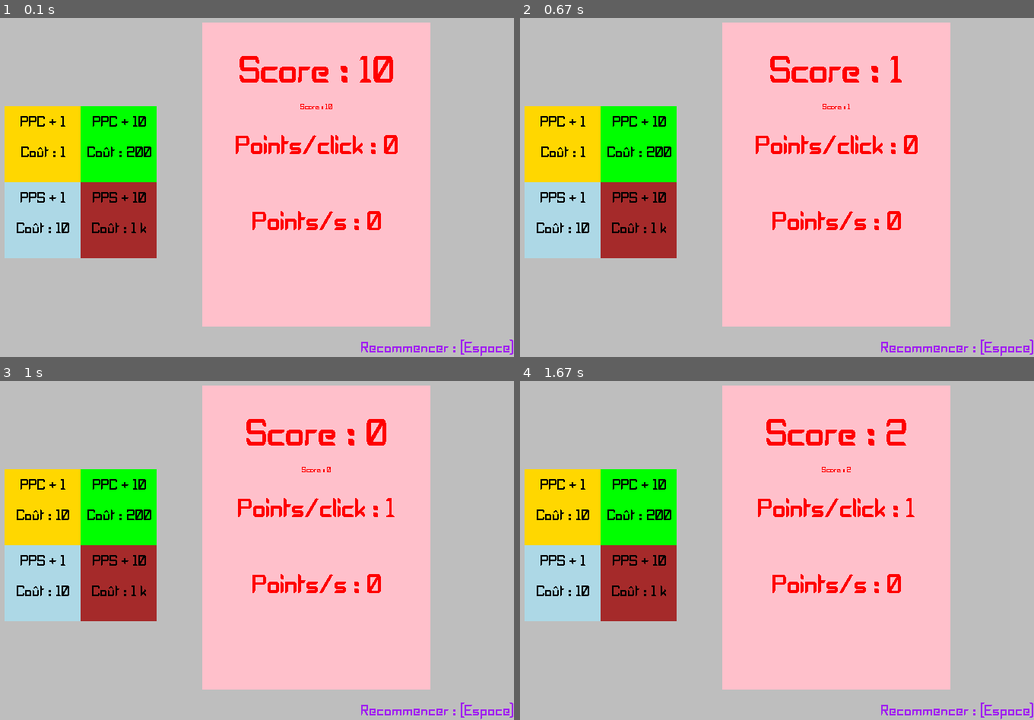
Above: before the commit, frames 1-4 (two rows, left to right).
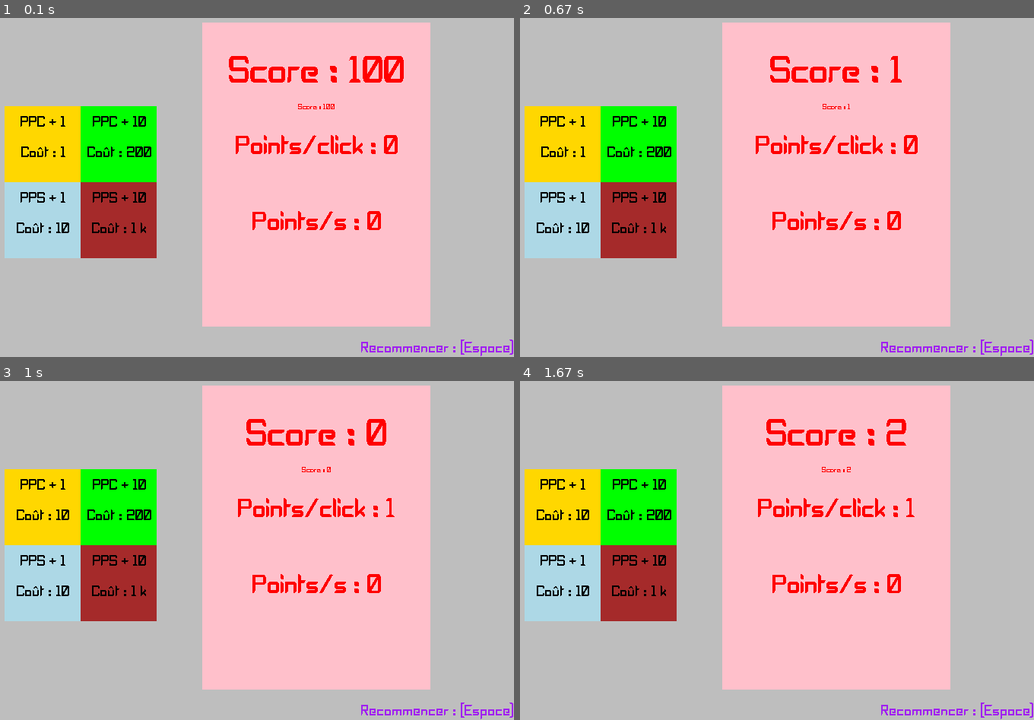
Above: after the commit, the same moments.

Repository: emblemshadow/cliker_pygame
Game: pygame game, started from clicker_main.py
The game is run twice, just before and just after one commit, with the same random seed, the same clock (stepped at 60 frames per second) and the same inputs.
Inputs (mouse positions are in pixels of both pictures, inside the frame that each line leads up to):
- Up to frame 1 (0.1 s): no input
- Up to frame 2 (0.67 s): click (761, 173) at 0.38 s
- Up to frame 3 (1 s): click "PPC + 1" at 0.72 s
- Up to frame 4 (1.67 s): click (838, 411) at 1.05 s; click (823, 570) at 1.38 s

The runs differ from the first frame. In frame 1, 1.1% of the frame differs, in the area x 44-79%, y 11-27%; in frame 2, nothing differs; in frame 3, nothing differs; in frame 4, nothing differs.

Commit message:
change n°2

Diff:
--- a/clicker_main.py
+++ b/clicker_main.py
@@ -8,7 +8,7 @@
 
 # Variables
 FPS = 60
-score = 10
+score = 100
 score_fix = 1 #évite le décallage du score dû aux décimales
 pps = 0 #points par seconde
 ppc = 0 #points par click
Not shown, added: text
